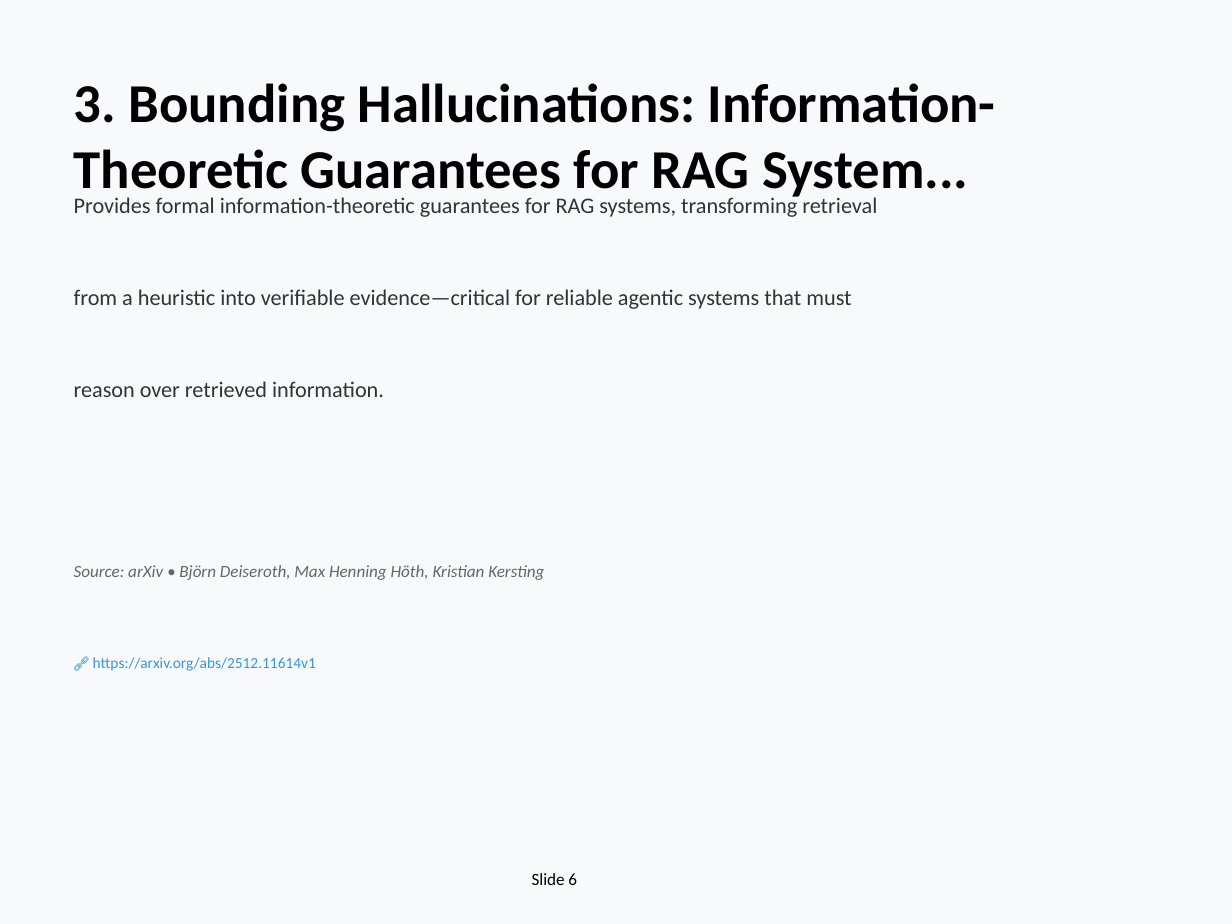
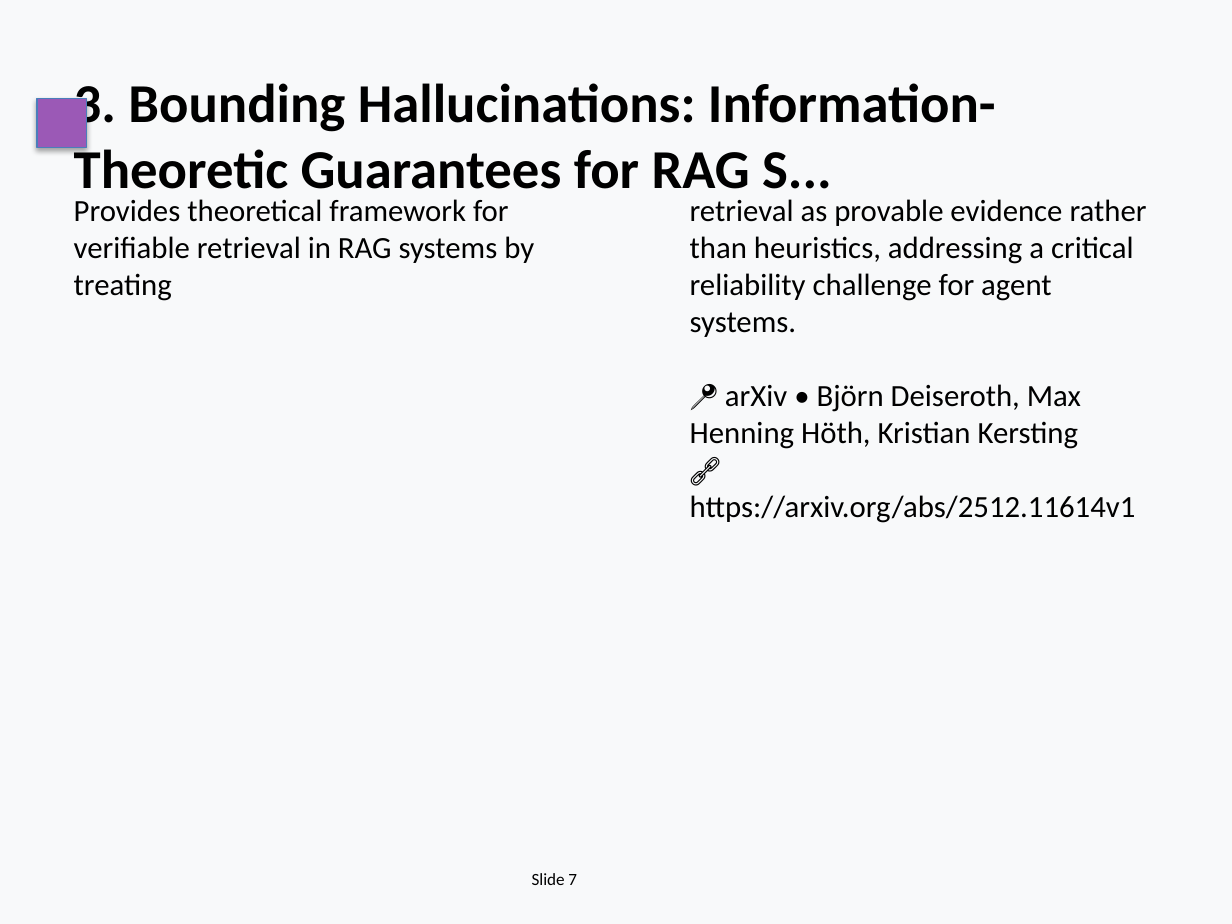
Before and after one commit to EiriniOr/ai-weekly-digest, a slide deck: slide 7 of AI_Weekly_2025-12-15.pptx (slide 6 before the commit). Drawn at 1232x924 pixels with LibreOffice and Linux fonts; fonts in the diff are those of the drawing. Boxes give left, top, right and bottom in pixels: in the first picture for what was removed or moved away, otherwise in the second. Text is boxed around its words. In the diff, an @@ line names an element or a change of style, - is before the commit and + after.

```diff
--- a/AI_Weekly_2025-12-15.pptx
+++ b/AI_Weekly_2025-12-15.pptx
@@ text at <box>74,83,996,201</box>: text changed @@
-3. Bounding Hallucinations: Information-Theoretic Guarantees for RAG System...
+3. Bounding Hallucinations: Information-Theoretic Guarantees for RAG S...
@@ rectangle added at <box>37,99,86,148</box>, fill #9B59B6, outline #4B7EBC 0.75 pt @@
@@ text removed at <box>74,194,877,217</box> @@
-Provides formal information-theoretic guarantees for RAG systems, transforming retrieval
@@ text added at <box>74,199,534,301</box>, 18 pt, text #000000 @@
+Provides theoretical framework for verifiable retrieval in RAG systems by treating
@@ text added at <box>690,199,1147,523</box>, 18 pt, text #000000 @@
+retrieval as provable evidence rather than heuristics, addressing a critical
+reliability challenge for agent systems.
+📍 arXiv • Björn Deiseroth, Max Henning Höth, Kristian Kersting
+🔗 https://arxiv.org/abs/2512.11614v1
@@ text removed at <box>74,289,851,309</box> @@
-from a heuristic into verifiable evidence—critical for reliable agentic systems that must
@@ text removed at <box>74,381,384,397</box> @@
-reason over retrieved information.
@@ text removed at <box>74,565,544,580</box> @@
-Source: arXiv • Björn Deiseroth, Max Henning Höth, Kristian Kersting
@@ text removed at <box>93,657,316,671</box> @@
-🔗 https://arxiv.org/abs/2512.11614v1
@@ text at <box>532,873,577,885</box>: text changed @@
-Slide 6
+Slide 7
```
Also in this commit, not shown: 16 other slides changed, 10 slides added, 8 slides removed, 1 other file.
